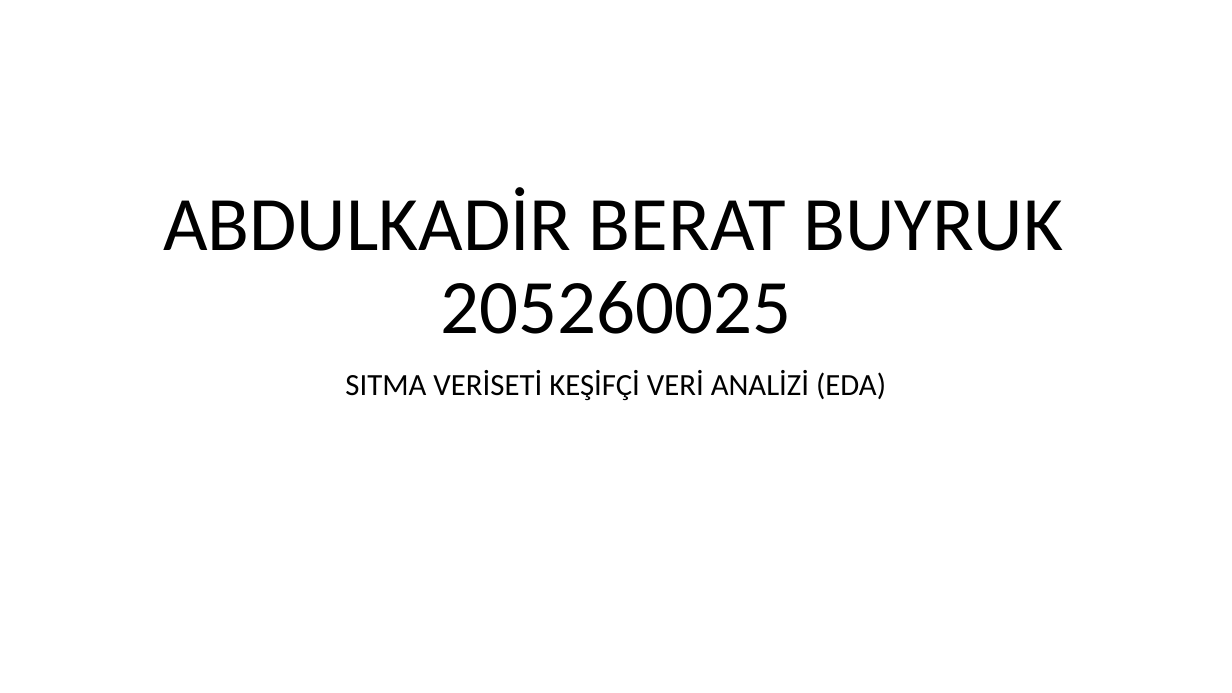
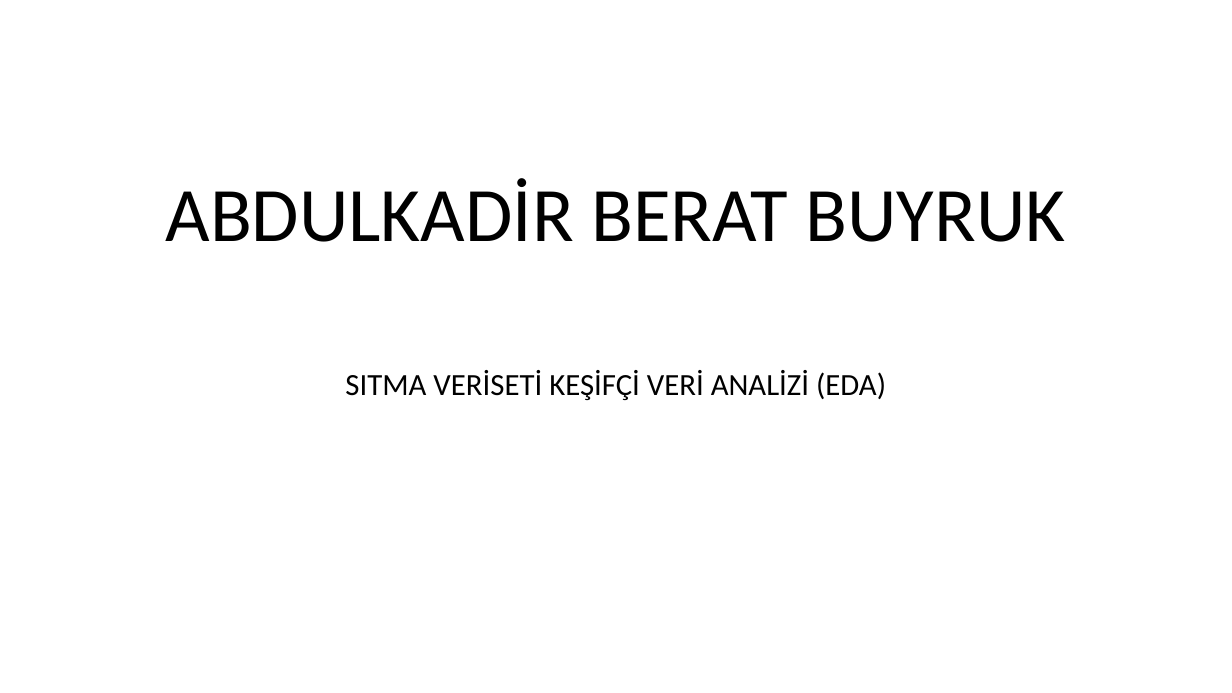
Before and after one commit to kadirbuyruk/Malaria-cell-detection-classification-, a slide deck: slide 1 of EDA ANALİZİ.pptx. Drawn at 1232x693 pixels with LibreOffice and Linux fonts; fonts in the diff are those of the drawing. Boxes give left, top, right and bottom in pixels: in the first picture for what was removed or moved away, otherwise in the second. Text is boxed around its words. In the diff, an @@ line names an element or a change of style, - is before the commit and + after.

```diff
--- a/EDA ANALİZİ.pptx
+++ b/EDA ANALİZİ.pptx
@@ title at <box>166,178,1066,242</box>: text changed @@
-ABDULKADİR BERAT BUYRUK 205260025
+ABDULKADİR BERAT BUYRUK
```
